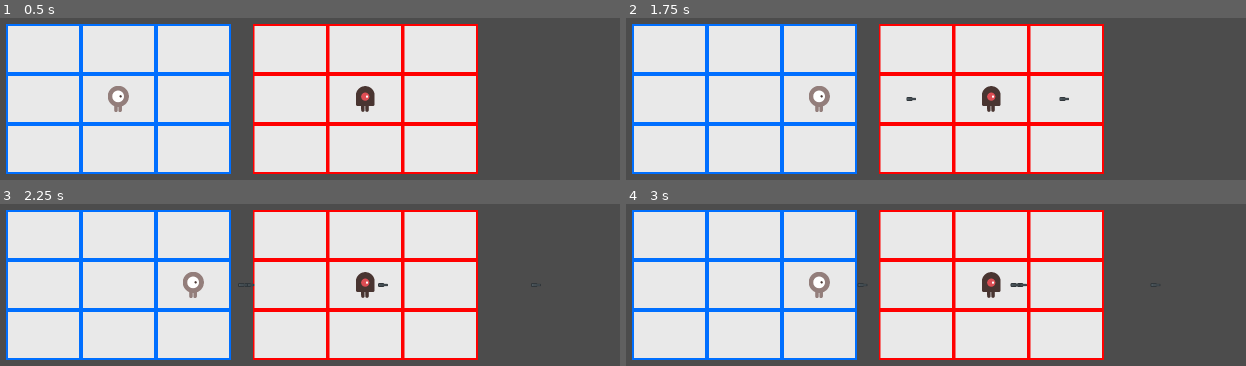
Above: before the commit, frames 1-4 (two rows, left to right).
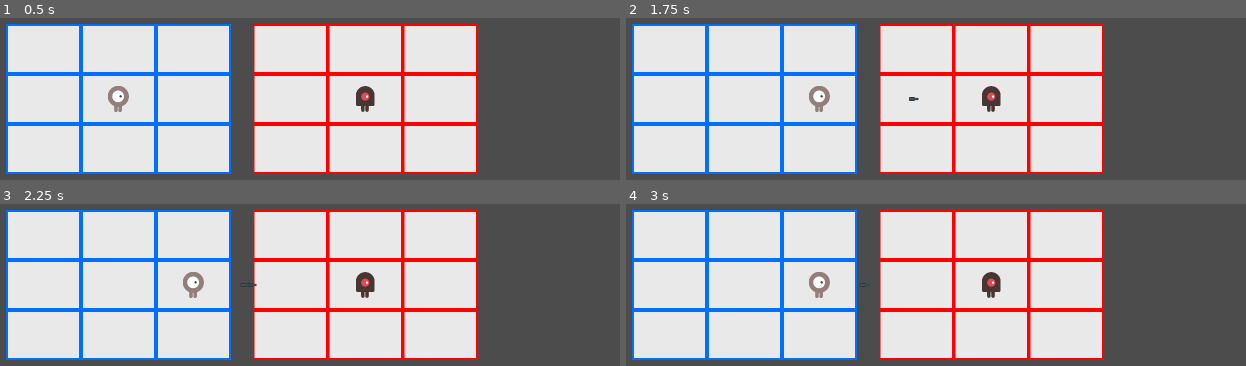
Above: after the commit, the same moments.

Repository: Conanap/mmbn
Game: Godot game, scene res://Scenes/Main.tscn
Two runs of this game, one before a commit and one after it. Both use one fixed random seed, a clock stepped at 60 frames per second and the inputs below.
Inputs (mouse positions are in pixels of both pictures, inside the frame that each line leads up to):
- Up to frame 1 (0.5 s): no input
- Up to frame 2 (1.75 s): tap Enter at 0.5 s; move the mouse to (1022, 107) at 0.52 s; press the mouse at (1022, 107) at 0.53 s; hold Right (ui_right) 0.53-1.25 s; release the mouse at (1022, 107) at 1.25 s; drag from (688, 129) to (632, 24) at 1.27 s
- Up to frame 3 (2.25 s): tap Space at 2 s; move the mouse to (297, 252) at 2.02 s; press the mouse at (297, 252) at 2.03 s; hold Right (ui_right) from 2.03 s (still down)
- Up to frame 4 (3 s): release Right (ui_right) at 2.75 s; release the mouse at (923, 252) at 2.75 s; drag from (805, 351) to (632, 210) at 2.77 s

Frame 1 is identical in both runs. In frame 2, less than 0.1% of the frame differs, in the area x 45-72%, y 48-52%; in frame 3, less than 0.1%; in frame 4, less than 0.1%, in the area x 37-86%, y 48-52%.

Commit message:
object now collides and spawns in front of player

Diff:
--- a/Scenes/Chars/Chars.gd
+++ b/Scenes/Chars/Chars.gd
@@ -12,6 +12,7 @@
 	charx = initx
 	chary = inity
 	health = inithealth
+	self.add_to_group('chars')
 
 func _ready():
 	move_to_pane(Grid.try_to_move_to(self.position, Vector2(charx, chary)))
--- a/Scenes/Chars/Chars.tscn
+++ b/Scenes/Chars/Chars.tscn
@@ -2,5 +2,7 @@
 
 [ext_resource path="res://Scenes/Chars/Chars.gd" type="Script" id=1]
 
-[node name="Area2D" type="Area2D"]
+[node name="Area2D" type="Area2D" groups=[
+"chars",
+]]
 script = ExtResource( 1 )
--- a/Scenes/Chars/Enemy.tscn
+++ b/Scenes/Chars/Enemy.tscn
@@ -18,10 +18,12 @@
 [node name="Enemy" type="Area2D"]
 script = ExtResource( 3 )
 
-[node name="CollisionShape2D" type="CollisionShape2D" parent="."]
-shape = SubResource( 2 )
+[node name="CollisionShape2D" type="CollisionShape2D" parent="." groups=[
+"enemy",
+]]
+shape = SubResource( 1 )
 
 [node name="AnimatedSprite" type="AnimatedSprite" parent="."]
 rotation = 4.71239
 scale = Vector2( 0.5, 0.5 )
-frames = SubResource( 1 )
+frames = SubResource( 2 )
--- a/Scenes/Chars/Player.gd
+++ b/Scenes/Chars/Player.gd
@@ -27,9 +27,7 @@
 		dir.y -= 1
 
 	if dir.x || dir.y:
-		var newPos = Grid.try_to_move_to(self.position, dir)
-		move_to_pane(newPos)
-		$PItemSpwnPt.position = newPos + Vector2(27, 0)
+		move_to_pane(Grid.try_to_move_to(self.position, dir))
 
 	if event.is_action_pressed("attack") :
 		print('attack!')
@@ -47,4 +45,5 @@
 
 	# owner.add_child will add to global
 	owner.add_child(item)
+	$PItemSpwnPt.position = self.position + Vector2(item.size.x / 2 + 27, 0)
 	item.transform = $PItemSpwnPt.transform
--- a/Scenes/Effects/Bullet.gd
+++ b/Scenes/Effects/Bullet.gd
@@ -4,3 +4,6 @@
 
 func _init():
 	speed = 500
+
+func _ready():
+	size = get_node("CollisionShape2D").shape.extents
--- a/Scenes/Effects/Bullet.tscn
+++ b/Scenes/Effects/Bullet.tscn
@@ -14,12 +14,20 @@
 "speed": 5.0
 } ]
 
-[node name="Area2D" type="Area2D"]
+[node name="Area2D" type="Area2D" groups=[
+"projectile",
+]]
 z_index = 50
 script = ExtResource( 2 )
 
 [node name="CollisionShape2D" type="CollisionShape2D" parent="."]
-shape = SubResource( 2 )
+shape = SubResource( 1 )
 
 [node name="AnimatedSprite" type="AnimatedSprite" parent="."]
-frames = SubResource( 1 )
+frames = SubResource( 2 )
+
+[node name="VisibilityNotifier2D" type="VisibilityNotifier2D" parent="."]
+position = Vector2( 0.6473, -0.132431 )
+scale = Vector2( 1.14716, 0.430539 )
+[connection signal="area_entered" from="." to="." method="_on_Projectile_area_entered"]
+[connection signal="screen_exited" from="VisibilityNotifier2D" to="." method="_on_VisibilityNotifier2D_screen_exited"]
--- a/Scenes/Effects/Projectile.gd
+++ b/Scenes/Effects/Projectile.gd
@@ -2,7 +2,13 @@
 
 class_name Projectile
 
+# must be set on init:
+# speed
 var speed : int
+
+# must be set on ready:
+# size
+var size
 
 func _on_VisibilityNotifier2D_screen_exited():
 	queue_free()
@@ -10,7 +16,6 @@
 func _physics_process(delta):
 	position += transform.x * speed * delta
 
-func _on_Projectile_body_entered(body):
-	if body.is_in_group("mobs"):
-		body.queue_free()
-	queue_free()
+func _on_Projectile_area_entered(body):
+	if body.is_in_group('chars'):
+		queue_free()
Not shown: 1 places in Scenes/Chars/Enemy.tscn that only renumber resources
Not shown: 1 places in Scenes/Effects/Bullet.tscn that only renumber resources
